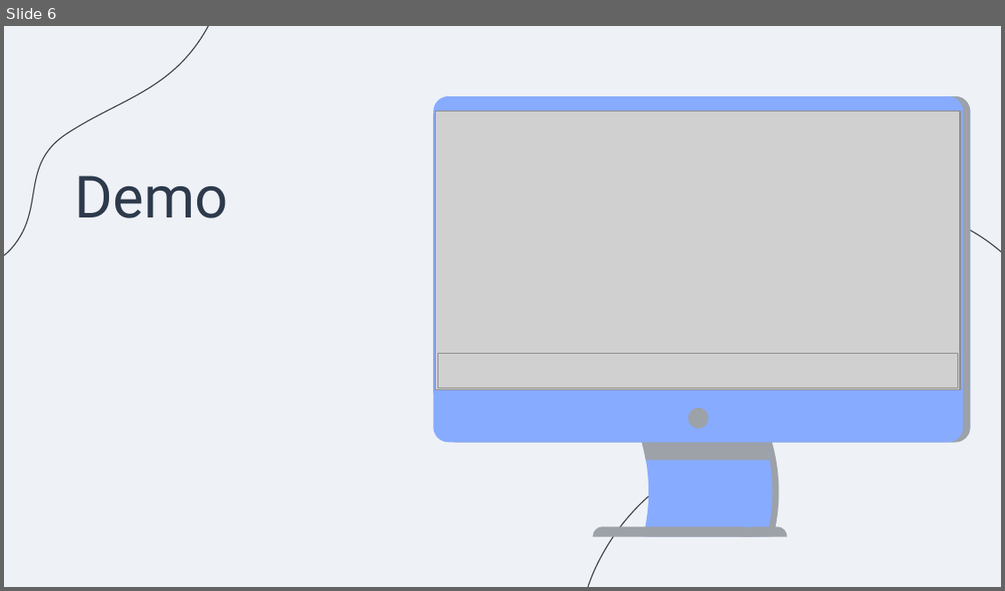
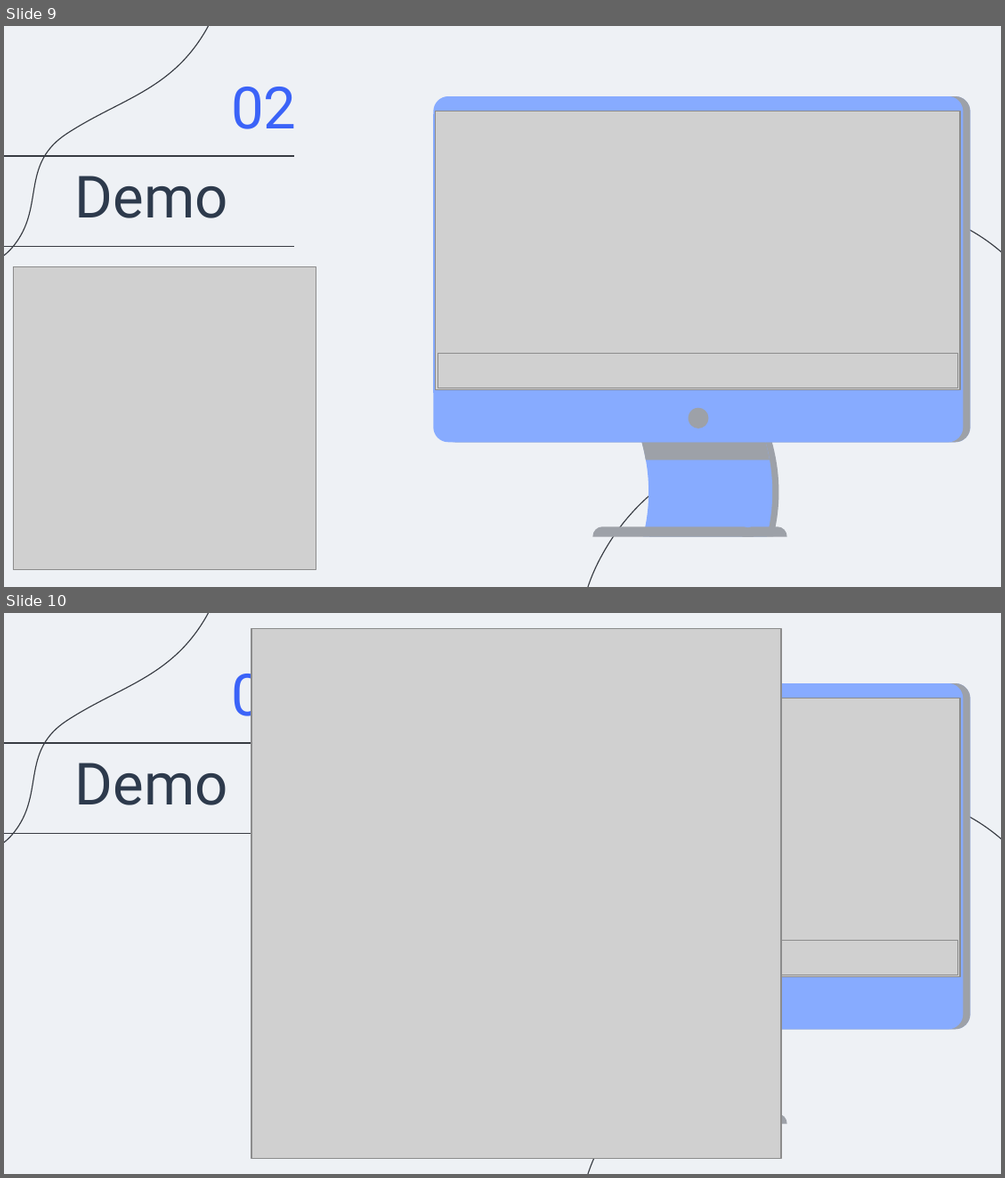
Before and after one commit to M4RKUS28/SmartStay24, a slide deck: Makeathon Check24 - Pitch.pptx. Shown one above the other, each under a label of ours: slide 6 before the commit, slides 9 and 10 after it. The pictures are 1005x591 and 1005x1178 pixels, drawn with LibreOffice and Linux fonts; fonts in the diff are those of the drawing; grey boxes stand for pictures. Boxes give left, top, right and bottom in pixels: in the first picture for what was removed or moved away, otherwise in the second. Text is boxed around its words. In the diff, an @@ line names an element or a change of style, - is before the commit and + after.

```diff
--- a/Makeathon Check24 - Pitch.pptx
+++ b/Makeathon Check24 - Pitch.pptx
@@ slide 10 added at (4,613,1001,1174), background #EEF1F5; not listed: 2 template elements that a slide beside it also shows @@
@@ picture added at (251,629,780,1159) @@
@@ text added at (231,663,296,730), 42 pt, text #3B63F8 @@
+02
@@ picture added at (436,698,960,976) @@
@@ line added from (4, 743) to (294, 743), #373B42 0.75 pt @@
@@ text added at (75,763,228,805), 42 pt, text #2D3A4C @@
+Demo
@@ rounded rectangle added at (82,798,328,828), fill #EEF1F5 @@
@@ line added from (4, 834) to (294, 834), #373B42 0.75 pt @@
@@ picture added at (437,940,957,975) @@
@@ group added at (434,684,970,1123): 7 freeform shapes @@
@@ what was slide 6 is now slide 9 @@
@@ slide 9 changed as well @@
@@ text added at (231,87,296,129), 42 pt, text #3B63F8 @@
+02
@@ line added from (4, 156) to (294, 156), #373B42 0.75 pt @@
@@ line added from (4, 247) to (294, 247), #373B42 0.75 pt @@
@@ picture added at (14,266,316,568) @@
```
Also in this commit, not shown: 3 other slides changed, 6 other slides added, 3 slides removed.
